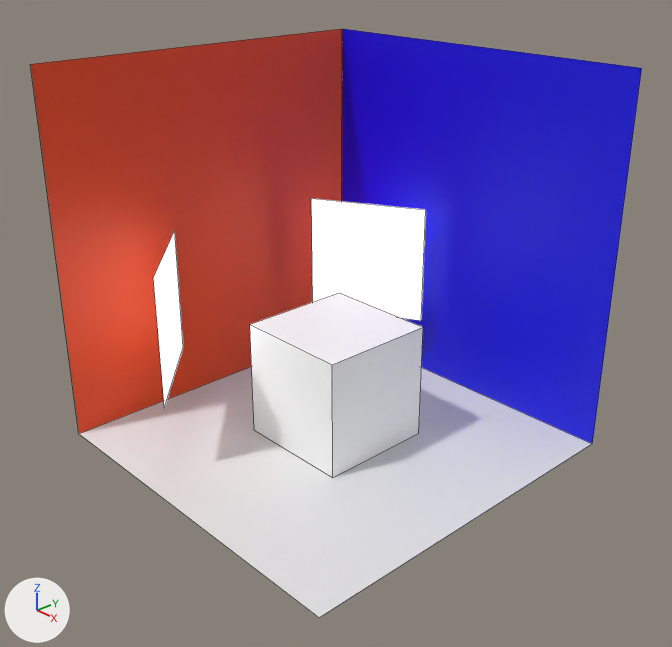
The Blender file ReSTIR-1.blend, before and after one commit.
Both versions are drawn from a camera (50 mm lens) standing at (6.92, -6.41, 5.19) and looking at (-2.82, 2.62, -0.78). The axes (+X, +Y, +Z) are drawn at lower left. The lights are the same throughout. The first picture is the older version. Mesh edges are drawn as thin lines.

Script lines for the objects in view, before the commit:
```python
mat_floor = principled_material('Floor')
mat_floor.base_color = (0.8, 0.8, 0.8)  # white #e7e7e7
mat_material = principled_material('Material')
mat_material.base_color = (1.0, 1.0, 1.0)  # white #ffffff
me_cube_002 = bpy.data.meshes.new('Cube.002')
me_cube_002.from_pydata(...)  # 10 vertices, 3 faces; spans x -1.0..1.0, y -1.0..1.0, z -1.0..1.0
# faces by material slot: [1, 1, 1]
me_cube_002.materials.append(mat_floor)  # white #e7e7e7
me_cube_002.materials.append(mat_red)  # orange #e74200
me_cube_002.materials.append(mat_blue)  # blue #0300e7
me_cube_003 = bpy.data.meshes.new('Cube.003')
me_cube_003.from_pydata(...)  # a box spanning x -1.0..1.0, y -1.0..1.0, z -1.0..1.0
me_cube_003.materials.append(mat_material)  # white #ffffff
me_plane = bpy.data.meshes.new('Plane')
me_plane.from_pydata(...)  # 4 vertices, 1 face; spans x -1.0..1.0, y -1.0..1.0, z 0.0
me_plane.materials.append(mat_white_light)  # white #e7e7e7, glowing white #ffffff
me_plane_002 = bpy.data.meshes.new('Plane.002')
me_plane_002.from_pydata(...)  # 4 vertices, 1 face; spans x -1.0..1.0, y -1.0..1.0, z 0.0
me_plane_002.materials.append(mat_white_light)  # white #e7e7e7, glowing white #ffffff
ob_cube = bpy.data.objects.new('Cube', me_cube_003)
ob_cube.location = (-3.24, 3.01, -2.08)
ob_light1 = bpy.data.objects.new('light1', me_plane)
ob_light1.location = (-4.62, 5.07, -0.83)
ob_light1.rotation_euler = (-1.571, 0.0, -2.642)  # degrees (-90, 0, -151)
ob_light1.scale = (-1.08, -1.08, -1.08)
ob_light2 = bpy.data.objects.new('light2', me_plane_002)
ob_light2.location = (-4.93, 0.94, -0.83)
ob_light2.rotation_euler = (-1.571, 0.0, -0.733)  # degrees (-90, 0, -42)
ob_light2.scale = (-1.08, -1.08, -1.08)
ob_room = bpy.data.objects.new('room', me_cube_002)
ob_room.location = (-3.11, 2.82, 0.0)
ob_room.scale = (3.08, 3.08, 3.08)
```
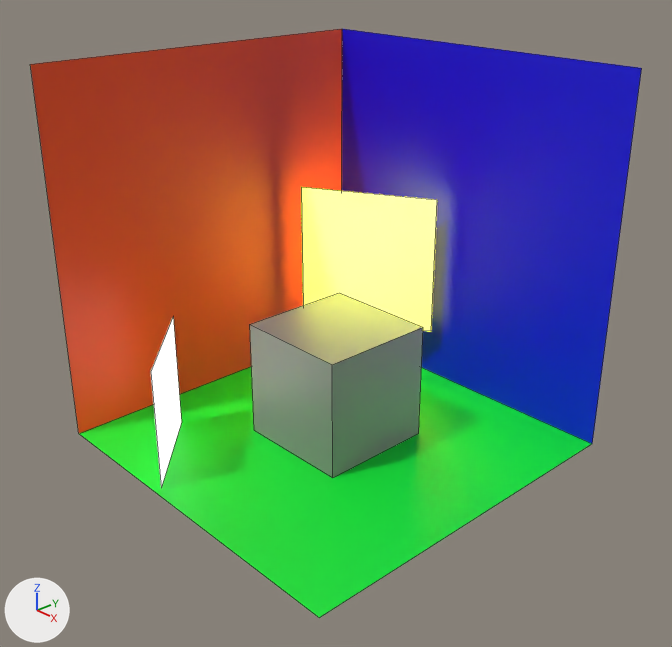
Boxes (x1, y1, x2, y2) around the edits, measured in the pictures (672 x 647 px):
'room', recoloured
    both: (46, 29, 627, 618)
'Cube', recoloured (darker)
    both: (250, 293, 423, 478)
'light1', recoloured, rescaled (white to yellow, 18% wider, 17% taller)
    before: (311, 198, 426, 321)
    after: (301, 187, 437, 331)
'light2', moved, turned, rescaled
    before: (153, 231, 183, 408)
    after: (151, 318, 182, 488)

Patch to the scene script:
```diff
--- a/ReSTIR-1.blend.py
+++ b/ReSTIR-1.blend.py
@@ mat_floor @@
 mat_floor = principled_material('Floor')
-mat_floor.base_color = (0.8, 0.8, 0.8)  # white #e7e7e7
+mat_floor.base_color = (0.0, 0.8, 0.037)  # green #00e736
@@ mat_material @@
 mat_material = principled_material('Material')
-mat_material.base_color = (1.0, 1.0, 1.0)  # white #ffffff
+mat_material.base_color = (0.214, 0.214, 0.214)  # grey #7f7f7f
@@ mat_yellow_light @@
+mat_yellow_light = principled_material('yellow_light')
+mat_yellow_light.base_color = (0.8, 0.8, 0.8)  # white #e7e7e7
+mat_yellow_light.emission_color = (0.93, 1.0, 0.0)  # yellow #f7ff00
+mat_yellow_light.emission_strength = 5.0
@@ me_plane @@
 me_plane.from_pydata(...)  # 4 vertices, 1 face; spans x -1.0..1.0, y -1.0..1.0, z 0.0
-me_plane.materials.append(mat_white_light)  # white #e7e7e7, glowing white #ffffff
+me_plane.materials.append(mat_yellow_light)  # white #e7e7e7, glowing yellow #f7ff00
@@ ob_light1 @@
 ob_light1.rotation_euler = (-1.571, 0.0, -2.642)  # degrees (-90, 0, -151)
-ob_light1.scale = (-1.08, -1.08, -1.08)
+ob_light1.scale = (1.27, 1.27, 1.27)
@@ ob_light2 @@
 ob_light2 = bpy.data.objects.new('light2', me_plane_002)
-ob_light2.location = (-4.93, 0.94, -0.83)
-ob_light2.rotation_euler = (-1.571, 0.0, -0.733)  # degrees (-90, 0, -42)
-ob_light2.scale = (-1.08, -1.08, -1.08)
+ob_light2.location = (-4.55, 0.54, -2.05)
+ob_light2.rotation_euler = (-1.571, 0.0, -0.752)  # degrees (-90, 0, -43)
+ob_light2.scale = (1.01, 1.01, 1.01)
```
